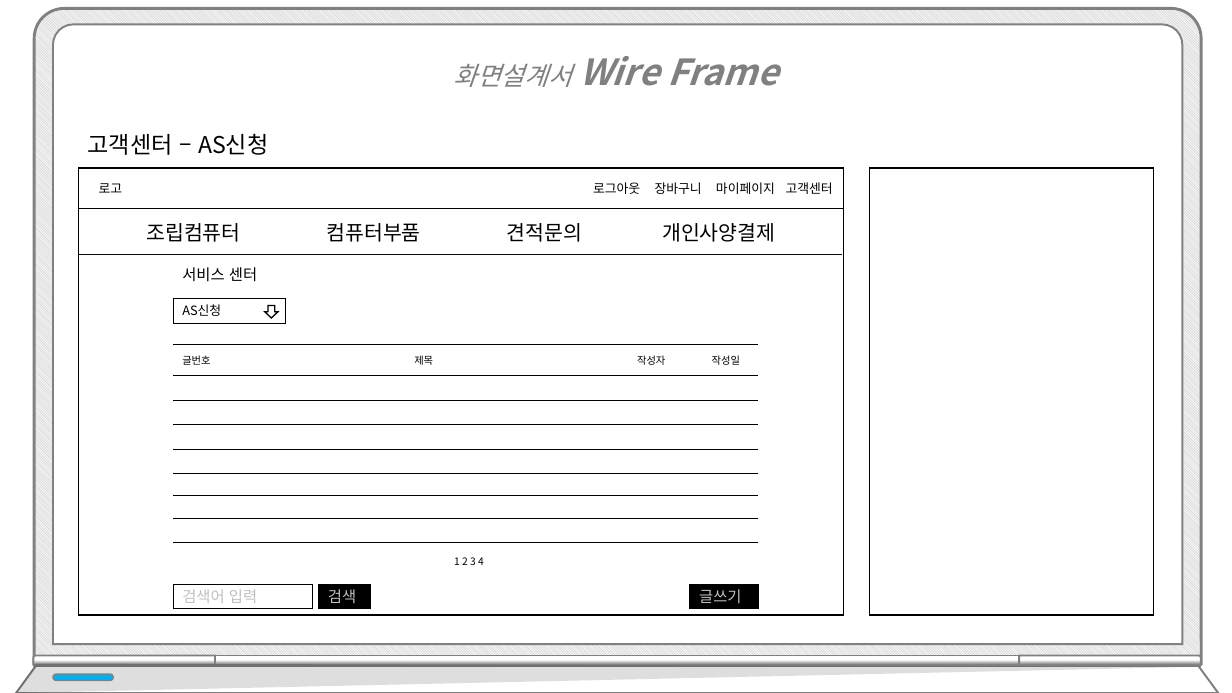
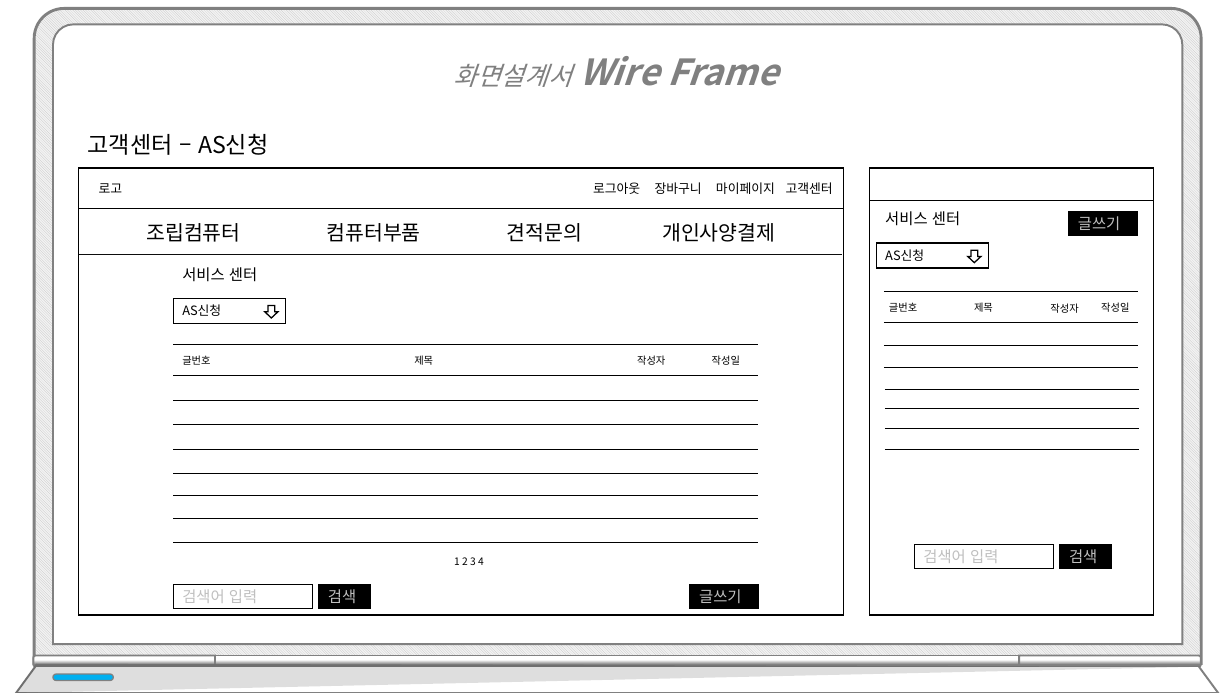
Before and after one commit to hhsw07/ezen-academy-projects, a slide deck: slide 40 of WebContent/발표/프로젝트5.pptx. Drawn at 1232x693 pixels with LibreOffice and Linux fonts; fonts in the diff are those of the drawing. Boxes give left, top, right and bottom in pixels: in the first picture for what was removed or moved away, otherwise in the second. Text is boxed around its words. In the diff, an @@ line names an element or a change of style, - is before the commit and + after.

```diff
--- a/WebContent/발표/프로젝트5.pptx
+++ b/WebContent/발표/프로젝트5.pptx
@@ line added from (870, 201) to (1153, 201), #000000 0.5 pt @@
@@ text added at <box>885,211,960,226</box>, 12 pt, text #000000 @@
+서비스 센터
@@ rectangle added at <box>1069,212,1138,236</box>, fill #000000, outline #000000 1 pt, 12 pt, text #BFBFBF @@
+글쓰기
@@ rectangle added at <box>876,243,989,268</box>, fill #FFFFFF, outline #000000 1 pt, 10 pt, text #000000 @@
+AS신청
@@ down arrow added at <box>968,250,981,263</box>, fill #FFFFFF, outline #000000 1 pt @@
@@ line added from (884, 291) to (1138, 291), #000000 0.5 pt @@
@@ line added from (884, 323) to (1138, 323), #000000 0.5 pt @@
@@ text added at <box>889,302,917,312</box>, 8 pt, text #000000 @@
+글번호
@@ text added at <box>974,302,993,312</box>, 8 pt, text #000000 @@
+제목
@@ text added at <box>1050,303,1078,313</box>, 8 pt, text #000000 @@
+작성자
@@ text added at <box>1101,302,1129,312</box>, 8 pt, text #000000 @@
+작성일
@@ line added from (884, 346) to (1138, 346), #000000 0.5 pt @@
@@ line added from (884, 368) to (1138, 368), #000000 0.5 pt @@
@@ line added from (885, 389) to (1139, 389), #000000 0.5 pt @@
@@ line added from (885, 409) to (1139, 409), #000000 0.5 pt @@
@@ line added from (885, 429) to (1140, 429), #000000 0.5 pt @@
@@ line added from (885, 450) to (1139, 450), #000000 0.5 pt @@
@@ rectangle added at <box>914,545,1054,569</box>, fill #FFFFFF, outline #000000 1 pt, 12 pt, text #BFBFBF @@
+검색어 입력
@@ rectangle added at <box>1060,545,1112,569</box>, fill #000000, outline #000000 1 pt, 12 pt, text #BFBFBF @@
+검색
```
Also in this commit, not shown: 19 other slides changed, 1 other file.
